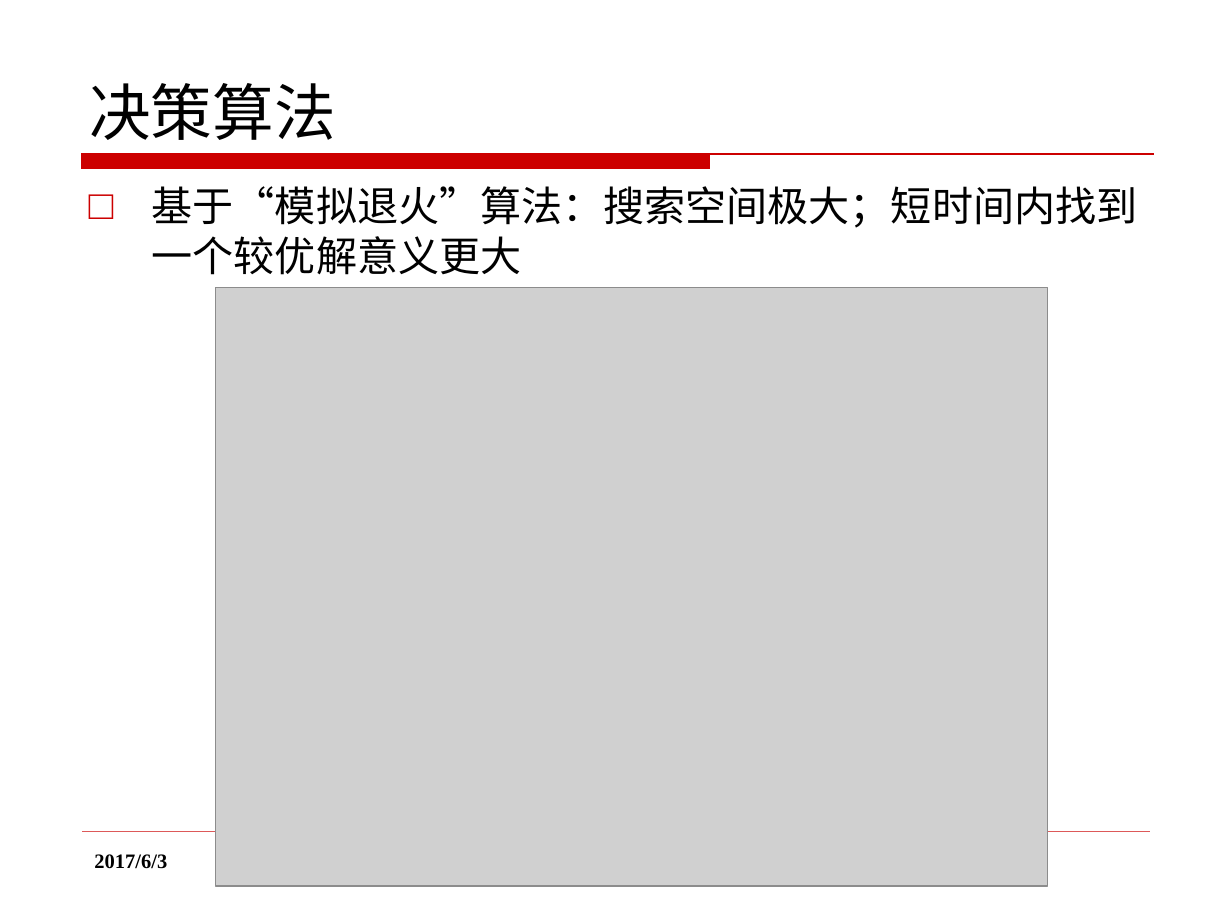
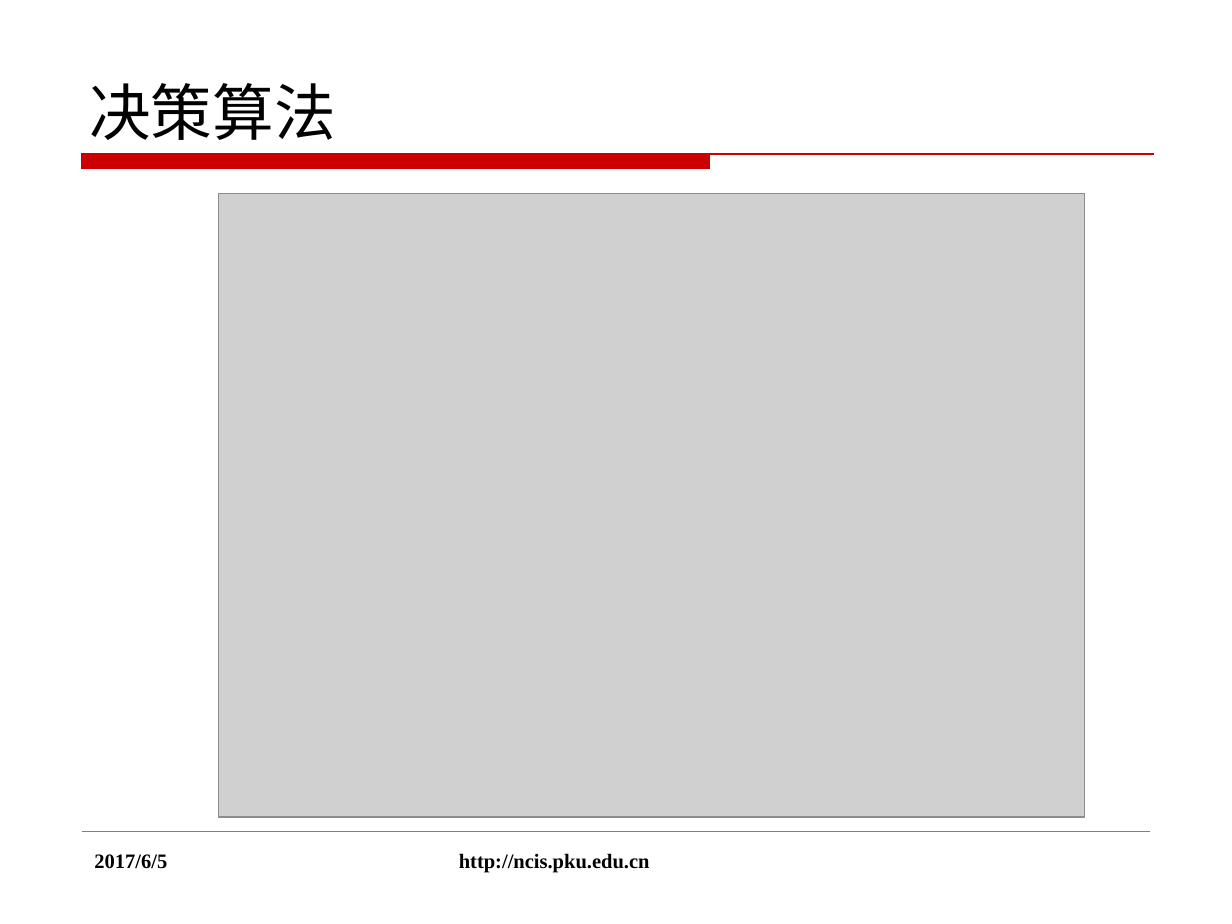
Before and after one commit to rogerhzh/thesis, a slide deck: slide 21 of 黄子翚答辩.pptx (slide 20 before the commit). Drawn at 1232x924 pixels with LibreOffice and Linux fonts; fonts in the diff are those of the drawing; grey boxes stand for pictures; background and template pictures are left out. Boxes give left, top, right and bottom in pixels: in the first picture for what was removed or moved away, otherwise in the second. Text is boxed around its words. In the diff, an @@ line names an element or a change of style, - is before the commit and + after.

```diff
--- a/黄子翚答辩.pptx
+++ b/黄子翚答辩.pptx
@@ text removed at (x1=152, y1=186, x2=1138, y2=275) @@
-□ 基于“模拟退火”算法：搜索空间极大；短时间内找到一个较优解意义更大
@@ picture resized from (x1=216, y1=287, x2=1047, y2=886) to (x1=219, y1=193, x2=1085, y2=817) @@
@@ text at (x1=94, y1=854, x2=167, y2=869): text changed @@
-2017/6/3
+2017/6/5
```
Also in this commit, not shown: 31 other slides changed, 1 slide added, 6 other files.
